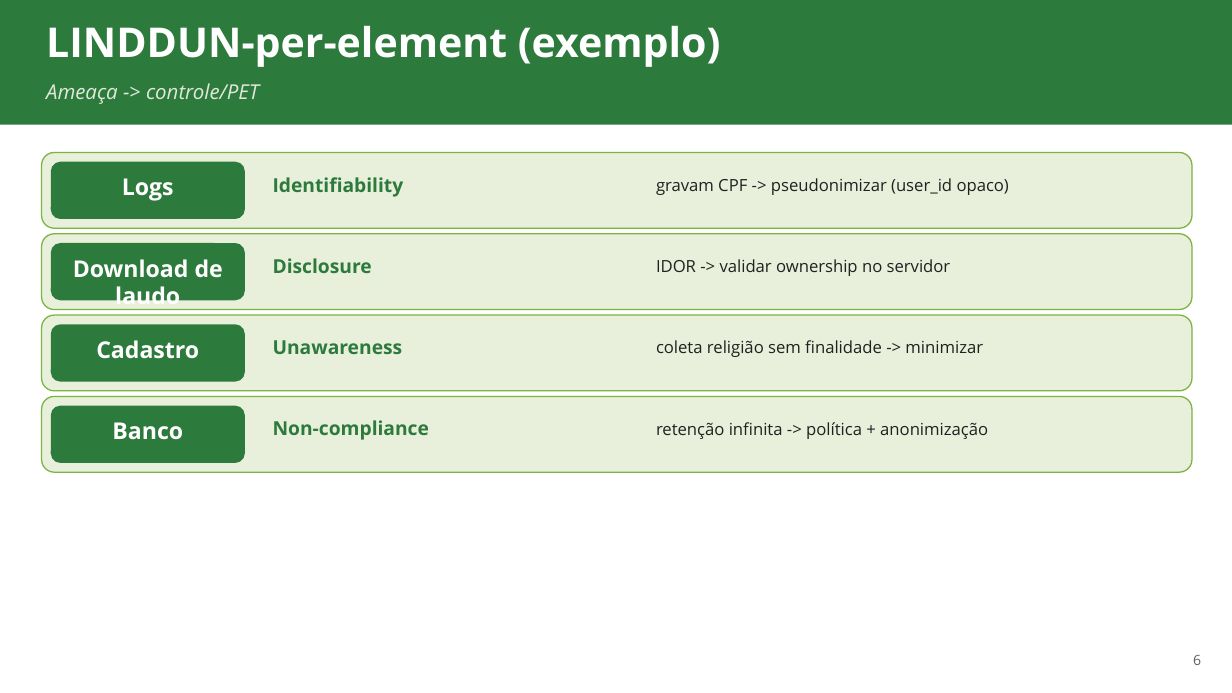
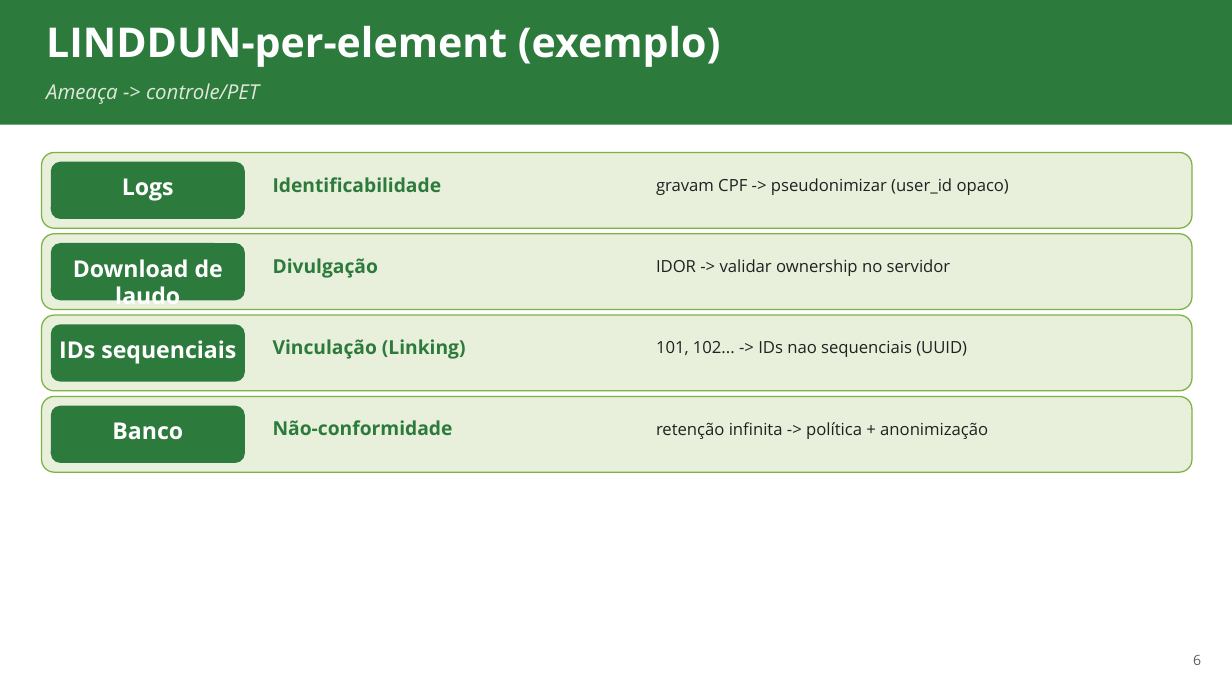
Before and after one commit to ads-sapucaia-ssc/SSC, a slide deck: slide 6 of aulas/aula-04-privacidade-linddun.pptx. Drawn at 1232x693 pixels with LibreOffice and Linux fonts; fonts in the diff are those of the drawing. Boxes give left, top, right and bottom in pixels: in the first picture for what was removed or moved away, otherwise in the second. Text is boxed around its words. In the diff, an @@ line names an element or a change of style, - is before the commit and + after.

```diff
--- a/aulas/aula-04-privacidade-linddun.pptx
+++ b/aulas/aula-04-privacidade-linddun.pptx
@@ text at (273, 177, 442, 192): text changed @@
-Identifiability
+Identificabilidade
@@ text at (273, 258, 378, 278): text changed @@
-Disclosure
+Divulgação
@@ text at (59, 340, 236, 364): text changed @@
-Cadastro
+IDs sequenciais
@@ text at (273, 339, 466, 359): text changed @@
-Unawareness
+Vinculação (Linking)
@@ text at (656, 341, 967, 357): text changed @@
-coleta religião sem finalidade -> minimizar
+101, 102... -> IDs nao sequenciais (UUID)
@@ text at (273, 420, 453, 435): text changed @@
-Non-compliance
+Não-conformidade
```
Also in this commit, not shown: 1 other slide changed, 1 other file.
